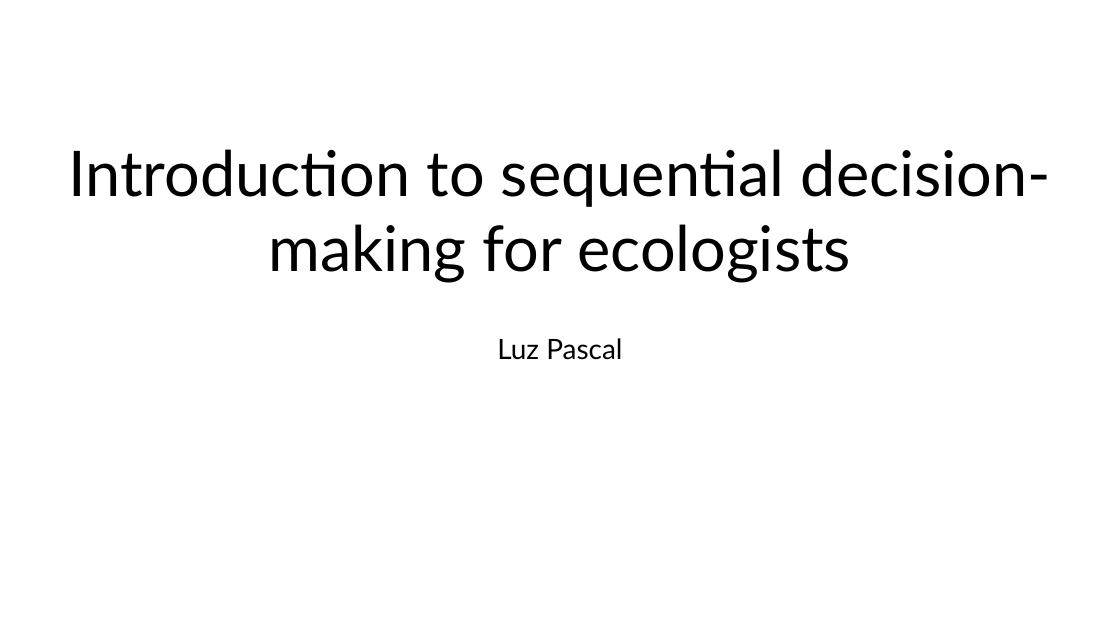
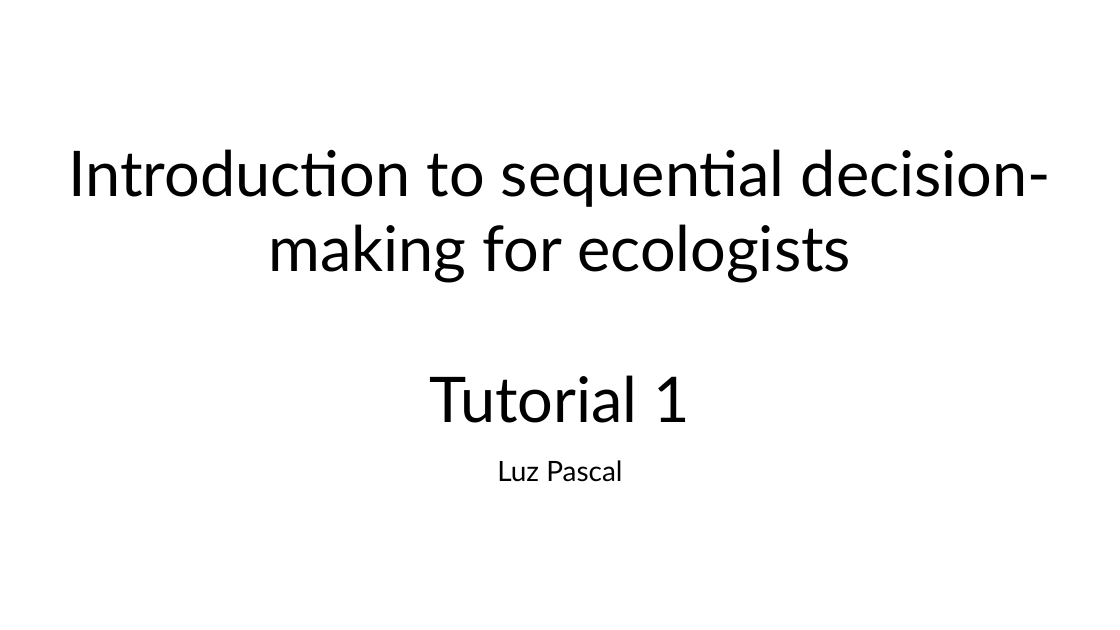
Before and after one commit to luzvpascal/MDPworkshop, a slide deck: slide 1 of slides/workshop-1.pptx. Drawn at 1120x630 pixels with LibreOffice and Linux fonts; fonts in the diff are those of the drawing. Boxes give left, top, right and bottom in pixels: in the first picture for what was removed or moved away, otherwise in the second. Text is boxed around its words. In the diff, an @@ line names an element or a change of style, - is before the commit and + after.

```diff
--- a/slides/workshop-1.pptx
+++ b/slides/workshop-1.pptx
@@ text at box(430, 375, 691, 423): paragraph added @@
+Tutorial 1
@@ subtitle "Luz Pascal": place and size @@
-subtitle "Luz Pascal" at box(497, 338, 622, 360)
+subtitle "Luz Pascal" at box(497, 460, 622, 482)
```
Also in this commit, not shown: 2 slides added, 4 other files.
